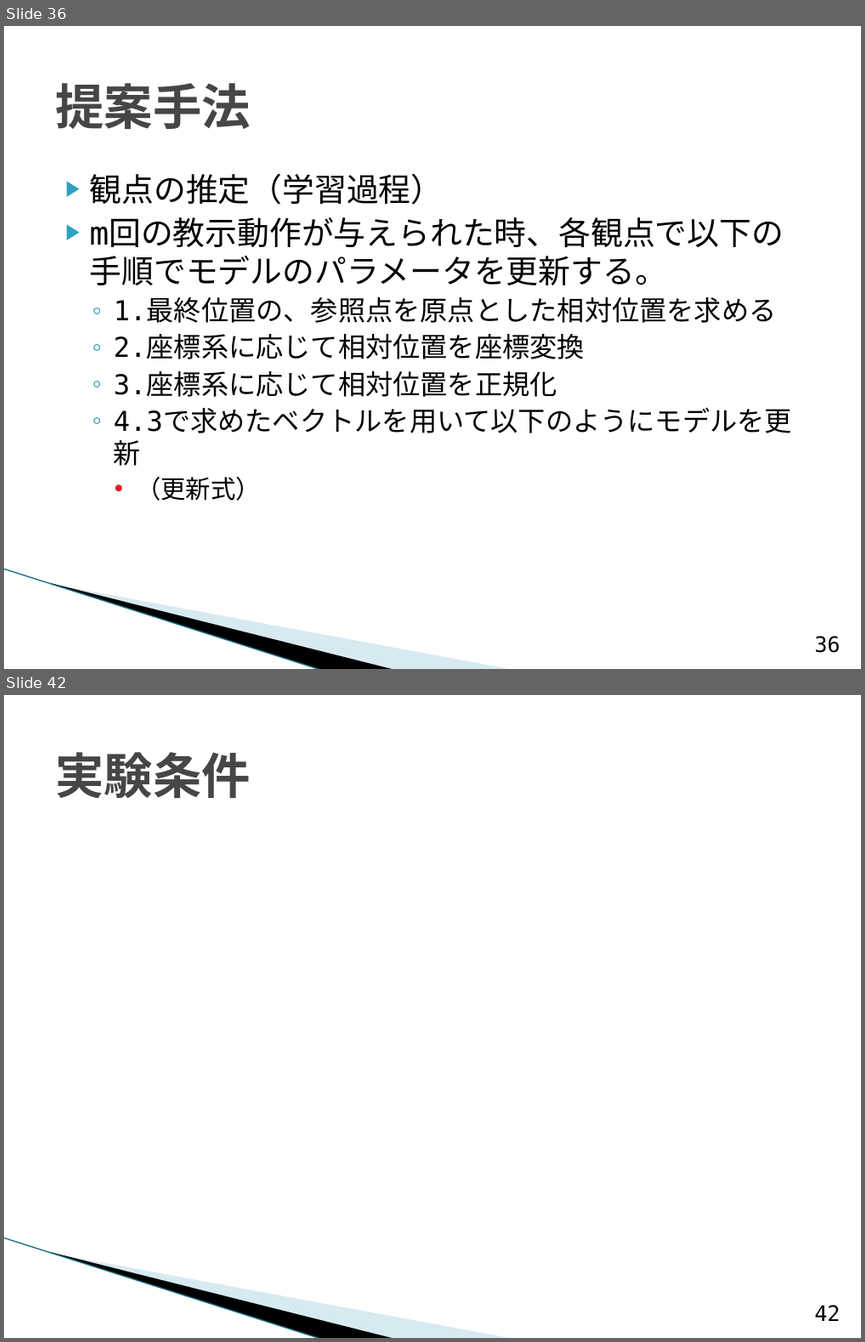
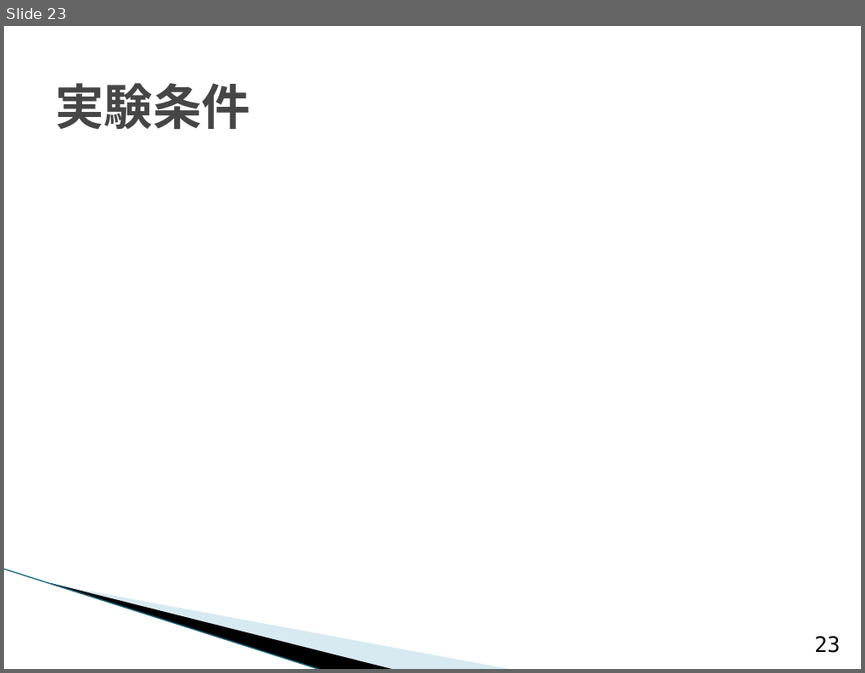
Before and after one commit to TetsuyaKomota/GitforEclipseTest, a slide deck: IntentionLearning/memo/presentation/卒論発表会スライド _2.pptx. Shown one above the other, each under a label of ours: slides 36 and 42 before the commit, slide 23 after it; the slides between them are not shown. The pictures are 865x1342 and 865x673 pixels, drawn with LibreOffice and Linux fonts; fonts in the diff are those of the drawing; grey boxes stand for pictures; background and template pictures are left out. Boxes give left, top, right and bottom in pixels: in the first picture for what was removed or moved away, otherwise in the second. Text is boxed around its words. In the diff, an @@ line names an element or a change of style, - is before the commit and + after.

```diff
--- a/IntentionLearning/memo/presentation/卒論発表会スライド _2.pptx
+++ b/IntentionLearning/memo/presentation/卒論発表会スライド _2.pptx
@@ slide 36 removed at (x1=4, y1=26, x2=861, y2=669), background #FFFFFF; not listed: 3 template elements that a slide beside it also shows @@
@@ title removed at (x1=55, y1=83, x2=250, y2=129) @@
-提案手法
@@ text removed at (x1=90, y1=174, x2=792, y2=500) @@
-▶ 観点の推定（学習過程）
-▶ m回の教示動作が与えられた時、各観点で以下の手順でモデルのパラメータを更新する。
-  ◦ 1.最終位置の、参照点を原点とした相対位置を求める
-  ◦ 2.座標系に応じて相対位置を座標変換
-  ◦ 3.座標系に応じて相対位置を正規化
-  ◦ 4.3で求めたベクトルを用いて以下のようにモデルを更新
-    • （更新式）
@@ page number removed at (x1=814, y1=635, x2=840, y2=652) @@
-36
@@ what was slide 42 is now slide 23 @@
@@ page number at (x1=814, y1=635, x2=840, y2=652): text changed @@
-42
+23
```
Also in this commit, not shown: 5 slides changed, 29 other slides removed.
